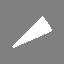
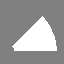
Comparing the layer stacks of the two 64px x 64px images. Changes:
added layer "Layer 4" above "Layer 1" over [14, 31, 57, 51]
